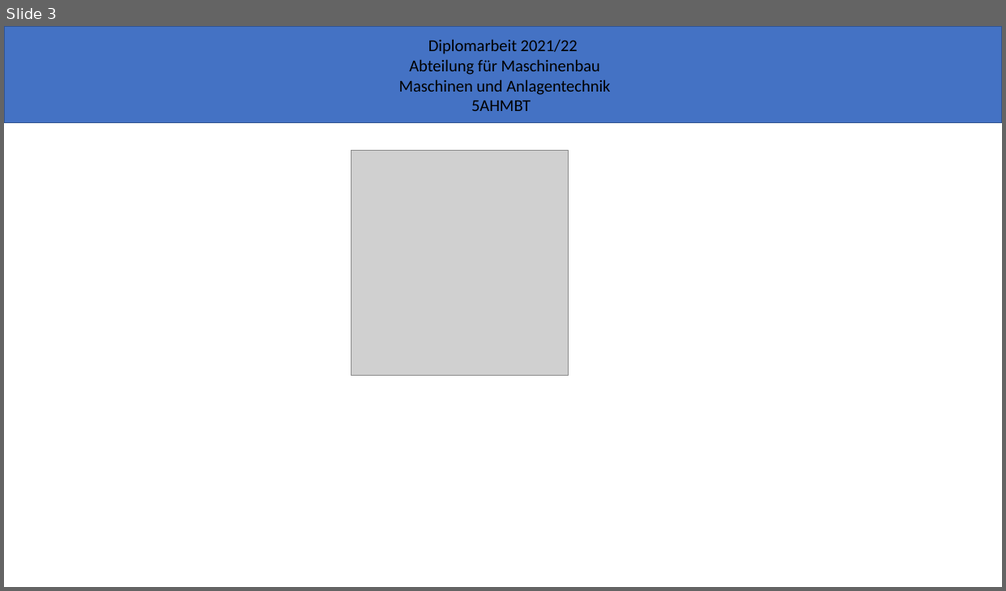
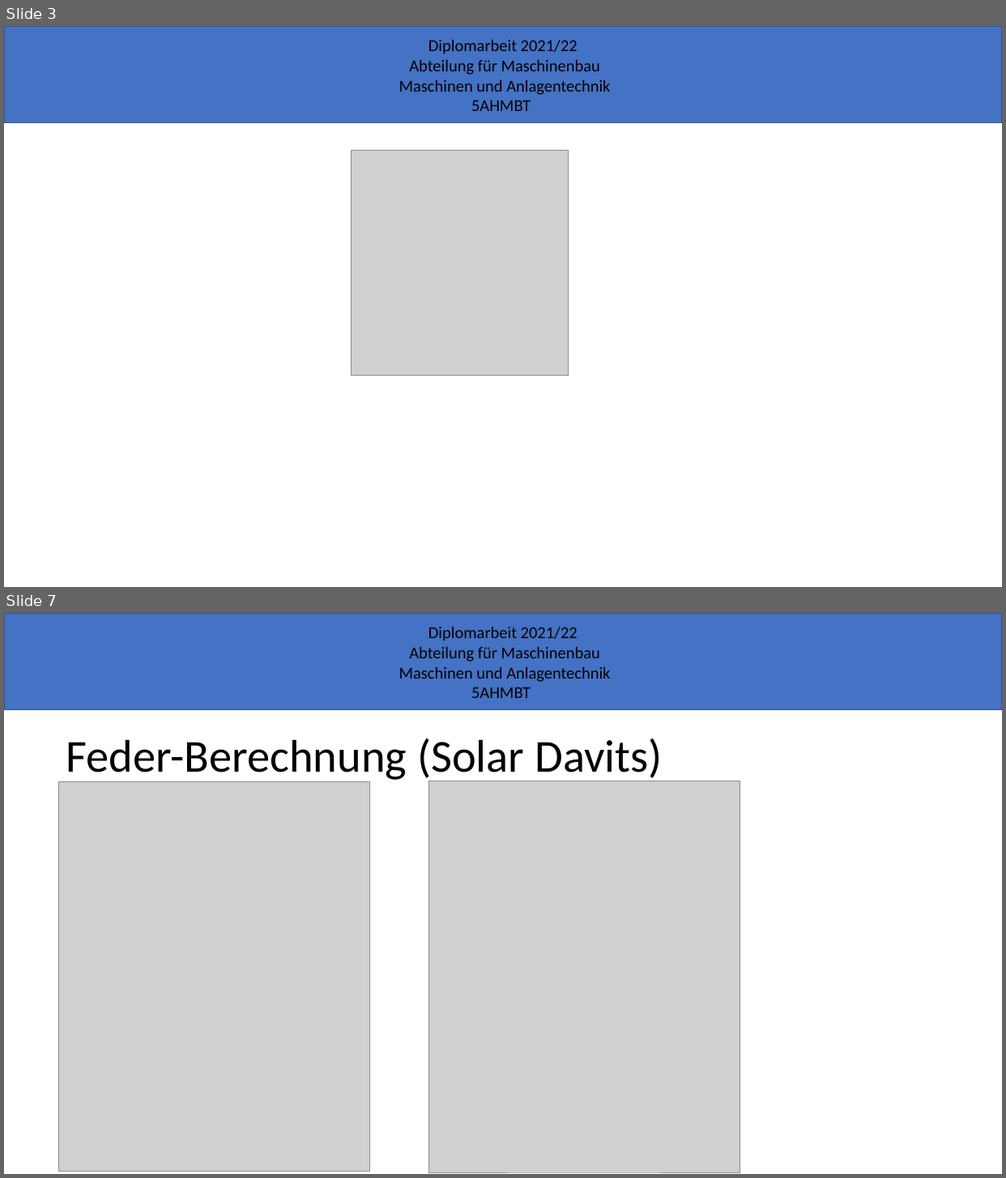
Before and after one commit to SchauerA/Maturaprojekt, a slide deck: Meilensteine/2. Meilenstein_präsentation.pptx. Shown one above the other, each under a label of ours: slide 3 before the commit, slides 3 and 7 after it; the slides between them are not shown. The pictures are 1006x591 and 1006x1178 pixels, drawn with LibreOffice and Linux fonts; fonts in the diff are those of the drawing; grey boxes stand for pictures; background and template pictures are left out. Boxes give left, top, right and bottom in pixels: in the first picture for what was removed or moved away, otherwise in the second. Text is boxed around its words. In the diff, an @@ line names an element or a change of style, - is before the commit and + after.

```diff
--- a/Meilensteine/2. Meilenstein_präsentation.pptx
+++ b/Meilensteine/2. Meilenstein_präsentation.pptx
@@ slide 7 added at (4, 613, 1002, 1174), background #FFFFFF; not listed: 2 template elements that a slide beside it also shows @@
@@ title added at (66, 739, 662, 783), 44 pt, text #000000 @@
+Feder-Berechnung (Solar Davits)
@@ picture added at (58, 781, 370, 1172) @@
@@ picture added at (429, 781, 740, 1173) @@
```
Also in this commit, not shown: 5 other slides added, 12 other files.
